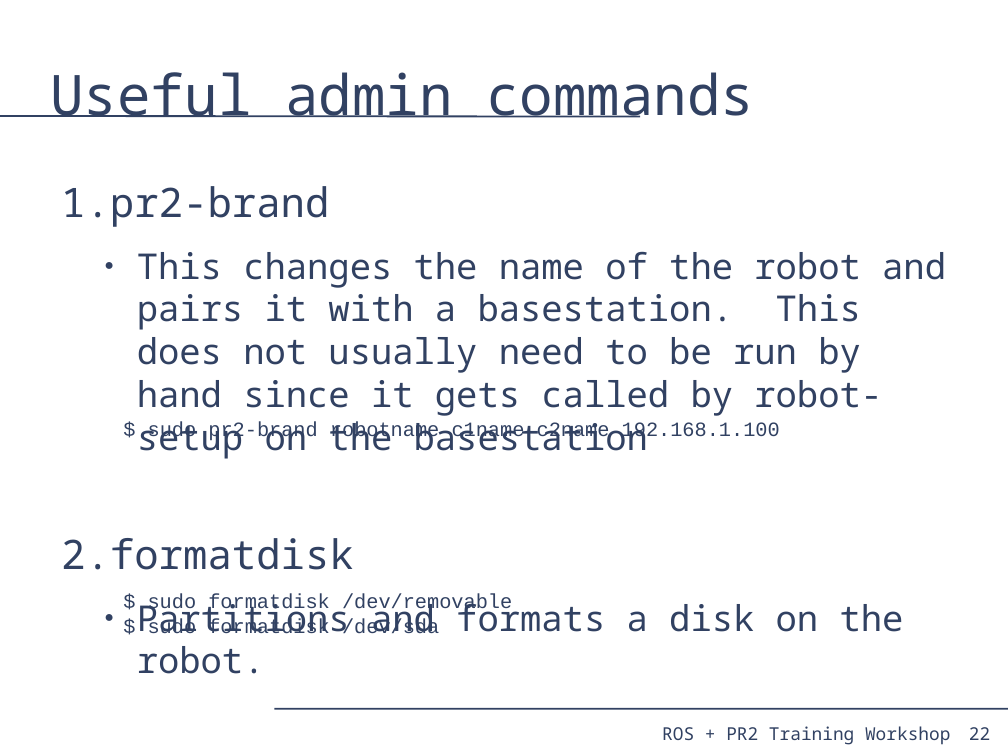
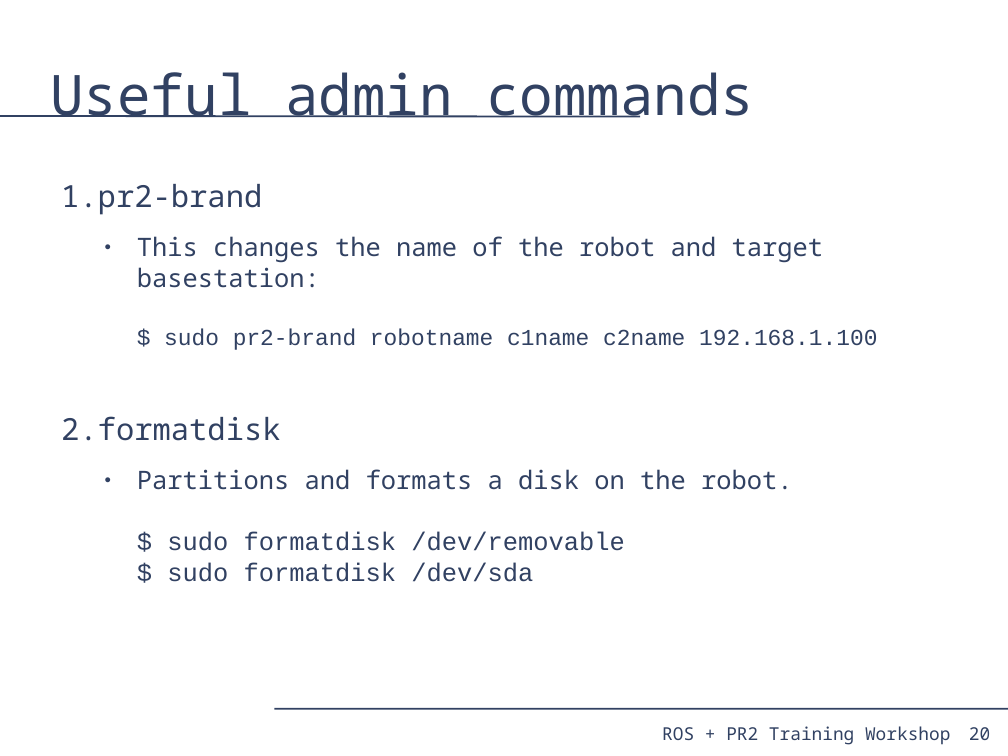
Before and after one commit to PR2/pr2_docs, a slide deck: slide 20 of pr2_training_workshop/pr2_sysadmin/pr2_syasdmin.odp (slide 22 before the commit). Drawn at 1008x756 pixels with LibreOffice and Linux fonts; fonts in the diff are those of the drawing. Boxes give left, top, right and bottom in pixels: in the first picture for what was removed or moved away, otherwise in the second. Text is boxed around its words. In the diff, an @@ line names an element or a change of style, - is before the commit and + after.

```diff
--- a/pr2_training_workshop/pr2_sysadmin/pr2_syasdmin.odp
+++ b/pr2_training_workshop/pr2_sysadmin/pr2_syasdmin.odp
@@ text at (x1=61, y1=184, x2=280, y2=441): size 32 to 24 pt in "pr2-brand", "formatdisk" @@
@@ text at (x1=137, y1=236, x2=877, y2=350): text changed; size 28 to 20 pt @@
-  ● This changes the name of the robot and pairs it with a basestation. This does not usually need to be run by hand since it gets called by robot-setup on the basestation
+  ● This changes the name of the robot and target basestation:
+    $ sudo pr2-brand robotname c1name c2name 192.168.1.100
@@ text removed at (x1=148, y1=421, x2=780, y2=442) @@
-$ sudo pr2-brand robotname c1name c2name 192.168.1.100
@@ text at (x1=137, y1=469, x2=793, y2=582): text changed; size 28 to 20 pt; font Noto Sans Mono to Courier New @@
-  ● Partitions and formats a disk on the robot.
+  ● Partitions and formats a disk on the robot.
+    $ sudo formatdisk /dev/removable
+    $ sudo formatdisk /dev/sda
@@ text removed at (x1=148, y1=594, x2=512, y2=634) @@
-$ sudo formatdisk /dev/removable
-$ sudo formatdisk /dev/sda
@@ page number at (x1=969, y1=727, x2=990, y2=740): text changed @@
-22
+20
```
Also in this commit, not shown: 9 other slides changed, 6 slides added, 6 slides removed, 1 other file.
